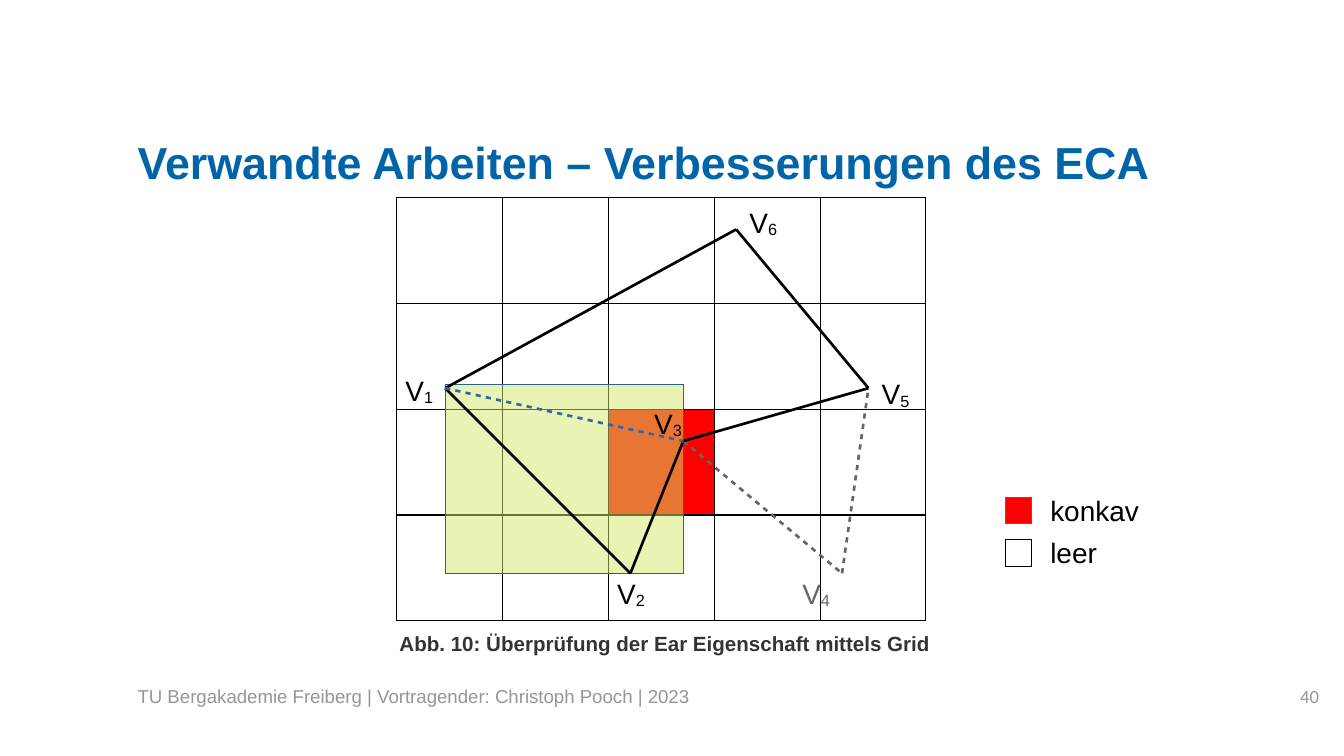
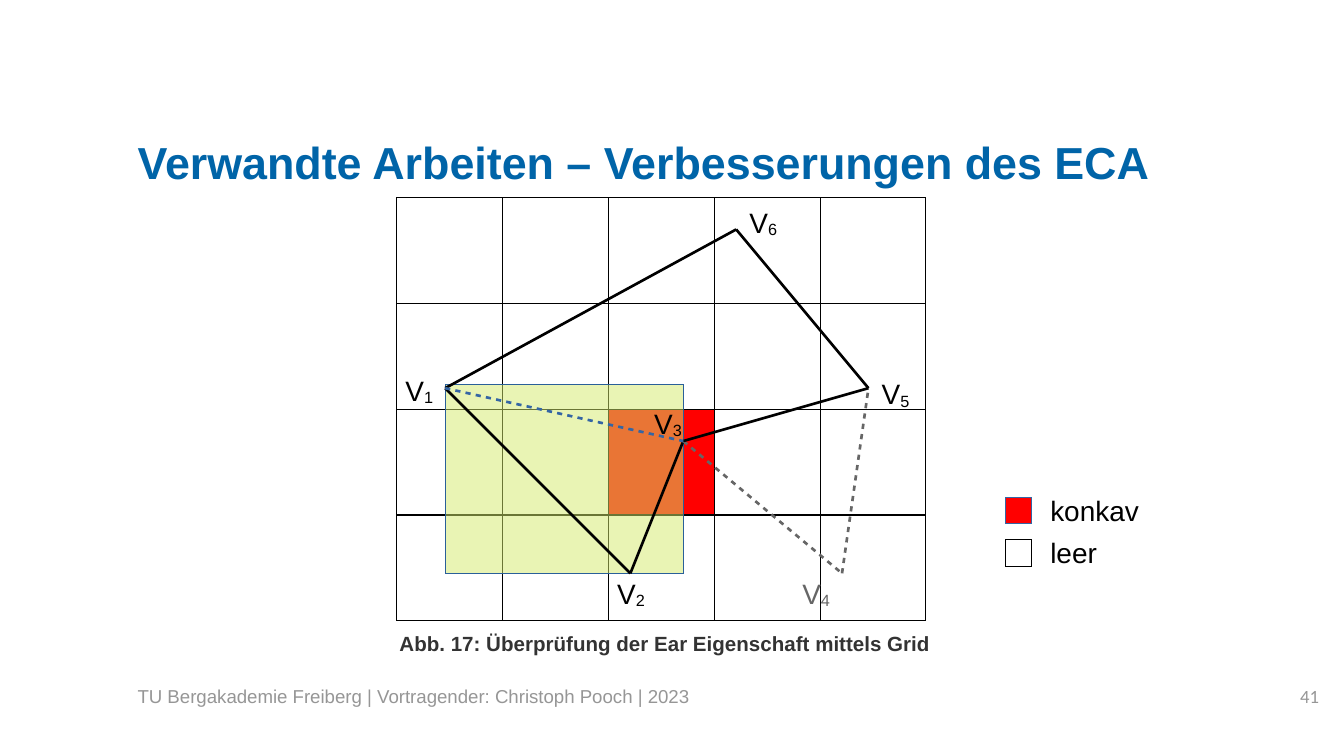
Before and after one commit to LordofUndeads/Bachelorarbeit, a slide deck: slide 41 of Verteidigung/BA_Verteidigung.odp (slide 40 before the commit). Drawn at 1344x756 pixels with LibreOffice and Linux fonts; fonts in the diff are those of the drawing; background and template pictures are left out. Boxes give left, top, right and bottom in pixels: in the first picture for what was removed or moved away, otherwise in the second. Text is boxed around its words. In the diff, an @@ line names an element or a change of style, - is before the commit and + after.

```diff
--- a/Verteidigung/BA_Verteidigung.odp
+++ b/Verteidigung/BA_Verteidigung.odp
@@ text at [399, 635, 929, 656]: text changed @@
-Abb. 10: Überprüfung der Ear Eigenschaft mittels Grid
+Abb. 17: Überprüfung der Ear Eigenschaft mittels Grid
@@ page number at [1300, 691, 1319, 703]: text changed @@
-40
+41
```
Also in this commit, not shown: 30 other slides changed, 22 slides added, 3 other files.
